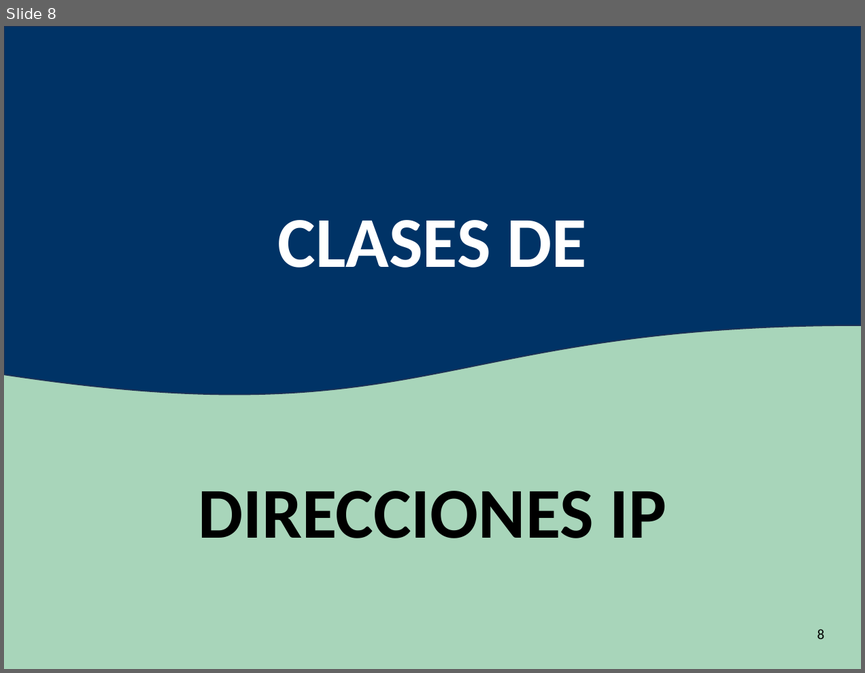
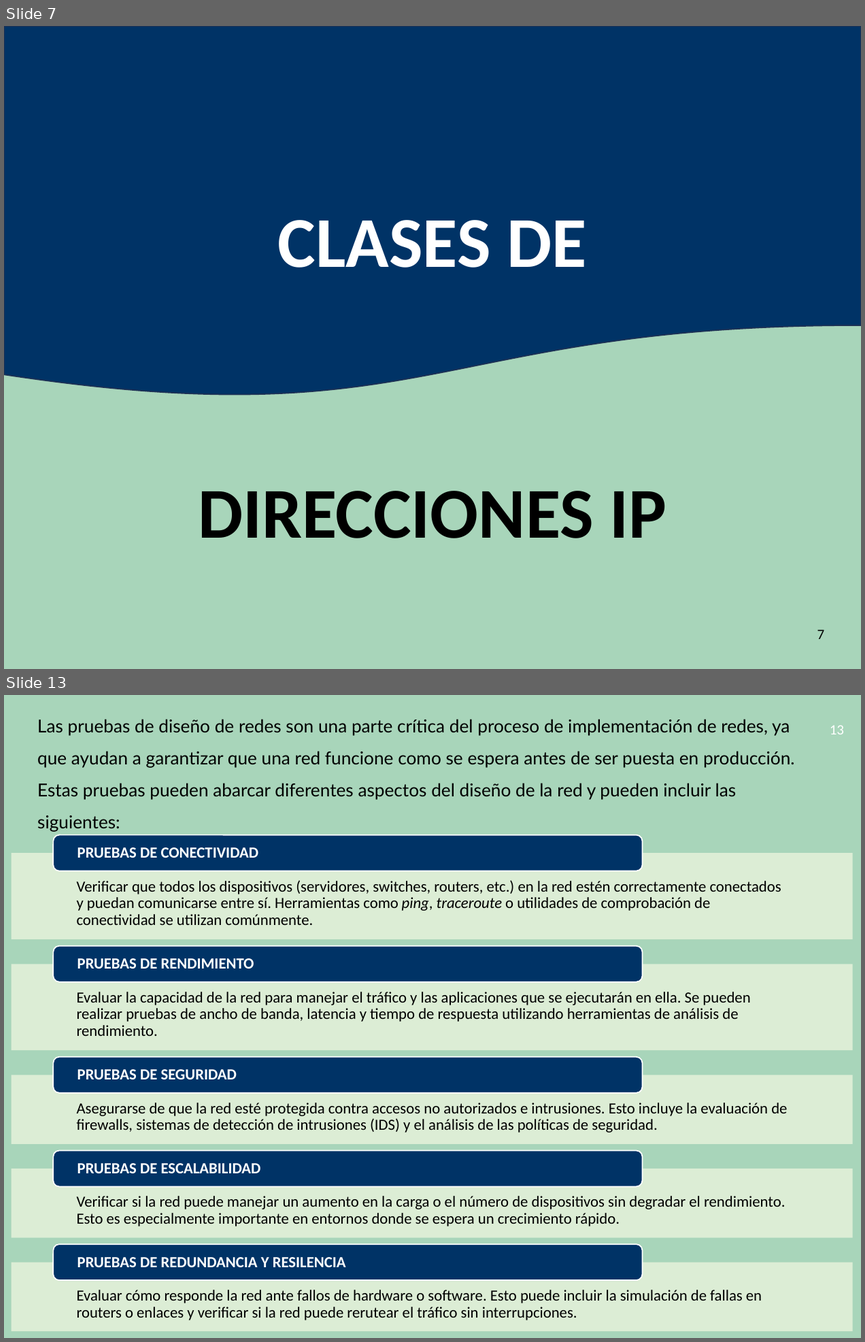
Before and after one commit to oloco2792/Universidad, a slide deck: REDES DE COMPUTADORA/UNIDAD X/UNIDAD X.pptx. Shown one above the other, each under a label of ours: slide 8 before the commit, slides 7 and 13 after it; the slides between them are not shown. The pictures are 865x673 and 865x1342 pixels, drawn with LibreOffice and Linux fonts; fonts in the diff are those of the drawing. Boxes give left, top, right and bottom in pixels: in the first picture for what was removed or moved away, otherwise in the second. Text is boxed around its words. In the diff, an @@ line names an element or a change of style, - is before the commit and + after.

```diff
--- a/REDES DE COMPUTADORA/UNIDAD X/UNIDAD X.pptx
+++ b/REDES DE COMPUTADORA/UNIDAD X/UNIDAD X.pptx
@@ slide 13 added at [4, 695, 861, 1338], background #A8D5BA @@
@@ text added at [37, 719, 795, 832], 15 pt, text #000000 @@
+Las pruebas de diseño de redes son una parte crítica del proceso de implementación de redes, ya que ayudan a garantizar que una red funcione como se espera antes de ser puesta en producción. Estas pruebas pueden abarcar diferentes aspectos del diseño de la red y pueden incluir las siguientes:
@@ page number added at [830, 725, 844, 734], 12 pt, text #FFFFFF @@
+13
@@ group added at [11, 834, 852, 1331]: 10 texts, 5 rectangles, 5 rounded rectangles @@
+  Verificar que todos los dispositivos (servidores, switches, routers, etc.) en la red estén correctamente conectados y puedan comunicarse entre sí. Herramientas como ping, traceroute o utilidades de comprobación de conectividad se utilizan comúnmente.
+PRUEBAS DE CONECTIVIDAD
+  Evaluar la capacidad de la red para manejar el tráfico y las aplicaciones que se ejecutarán en ella. Se pueden realizar pruebas de ancho de banda, latencia y tiempo de respuesta utilizando herramientas de análisis de rendimiento.
+PRUEBAS DE RENDIMIENTO
+  Asegurarse de que la red esté protegida contra accesos no autorizados e intrusiones. Esto incluye la evaluación de firewalls, sistemas de detección de intrusiones (IDS) y el análisis de las políticas de seguridad.
+PRUEBAS DE SEGURIDAD
+  Verificar si la red puede manejar un aumento en la carga o el número de dispositivos sin degradar el rendimiento. Esto es especialmente importante en entornos donde se espera un crecimiento rápido.
+PRUEBAS DE ESCALABILIDAD
+  Evaluar cómo responde la red ante fallos de hardware o software. Esto puede incluir la simulación de fallas en routers o enlaces y verificar si la red puede rerutear el tráfico sin interrupciones.
+PRUEBAS DE REDUNDANCIA Y RESILENCIA
@@ what was slide 8 is now slide 7 @@
@@ page number at [817, 629, 825, 639]: text changed @@
-8
+7
```
Also in this commit, not shown: 3 slides changed, 13 other slides added, 7 slides removed, 2 other files.
